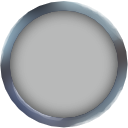
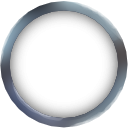
Comparing the layer stacks of the two 128px x 128px images. Changes:
painted on "Rim" over <box>9,10,118,118</box>
painted on "Fill" over <box>9,10,118,118</box>
painted on "Glass" over <box>9,10,118,118</box>
